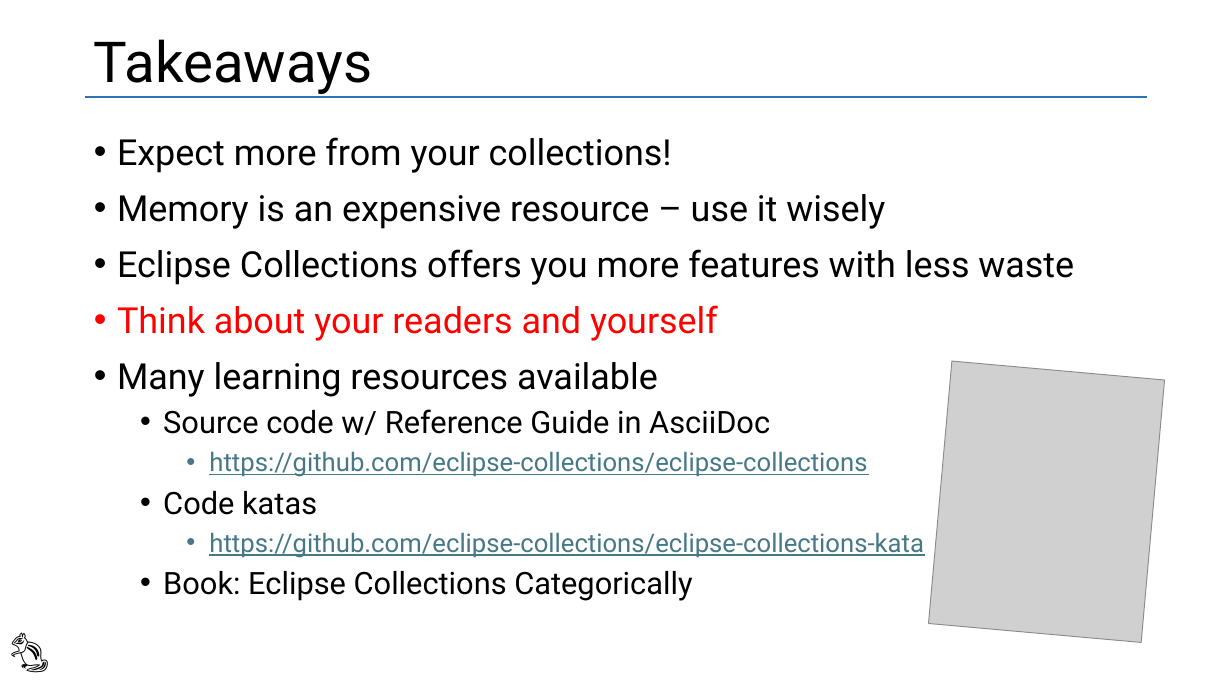
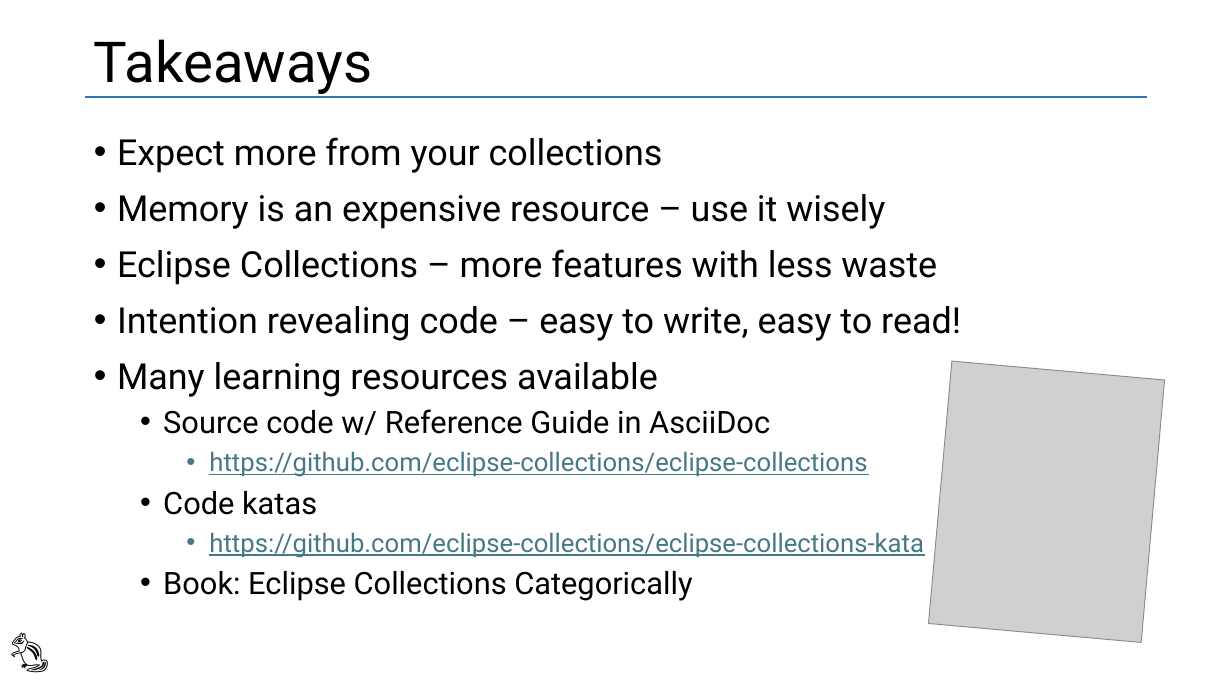
Before and after one commit to vmzakharov/refactor-to-ec-remake, a slide deck: slide 19 of RefactorToEcIntro.pptx (slide 18 before the commit). Drawn at 1232x693 pixels with LibreOffice and Linux fonts; fonts in the diff are those of the drawing; grey boxes stand for pictures. Boxes give left, top, right and bottom in pixels: in the first picture for what was removed or moved away, otherwise in the second. Text is boxed around its words. In the diff, an @@ line names an element or a change of style, - is before the commit and + after.

```diff
--- a/RefactorToEcIntro.pptx
+++ b/RefactorToEcIntro.pptx
@@ text at (117, 137, 663, 173): text changed @@
-• Expect more from your collections!
+• Expect more from your collections
@@ text at (117, 249, 961, 341): text changed @@
-• Eclipse Collections offers you more features with less waste
-• Think about your readers and yourself
+• Eclipse Collections – more features with less waste
+• Intention revealing code – easy to write, easy to read!
```
Also in this commit, not shown: 3 other slides changed, 2 slides added, 1 slide removed, 1 other file.
